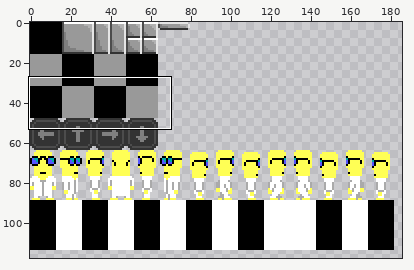
Sprite sheet, stored at assets/img/tiles.png. Above: a wide view before the commit, with the close-up outlined.
Close-up. Old version:
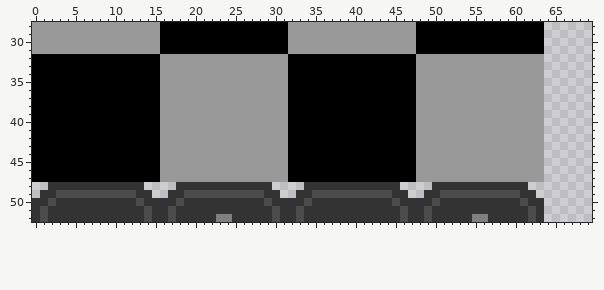
The file is 512x512 pixels. Colours within 5 levels of each other are drawn and written as one. Shown: x 0..69, y 28..52. The wide view leaves out empty margins.
After the commit:
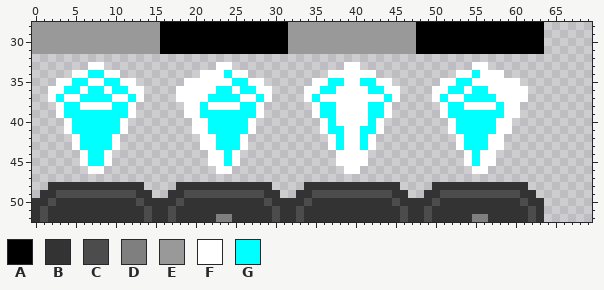
Palette (. is transparent): A #000000  B #333333  C #4c4c4c  D #7f7f7f  E #999999  F #ffffff  G #00ffff
Difference:
{"y":32,"x":0,"old":"AAAAAAAAAAAAAAAAEEEEEEEEEEEEEEEEAAAAAAAAAAAAAAAAEEEEEEEEEEEEEEEE","new":"................................................................"}
{"y":33,"x":0,"old":"AAAAAAAAAAAAAAAAEEEEEEEEEEEEEEEEAAAAAAAAAAAAAAAAEEEEEEEEEEEEEEEE","new":".......FF..............FF..............FF..............FF......."}
{"y":34,"x":0,"old":"AAAAAAAAAAAAAAAAEEEEEEEEEEEEEEEEAAAAAAAAAAAAAAAAEEEEEEEEEEEEEEEE","new":".....FFGGFF..........FFFGFF..........FFFFFF..........FFGFFF....."}
{"y":35,"x":0,"old":"AAAAAAAAAAAAAAAAEEEEEEEEEEEEEEEEAAAAAAAAAAAAAAAAEEEEEEEEEEEEEEEE","new":"...FFGGFFGGFF......FFFFFFGGFF......FFGGFFGGFF......FFGGFFFFFF..."}
{"y":36,"x":0,"old":"AAAAAAAAAAAAAAAAEEEEEEEEEEEEEEEEAAAAAAAAAAAAAAAAEEEEEEEEEEEEEEEE","new":"..FFGGFGGFGGFF....FFFFFGGFGGFF....FFGGFFFFGGFF....FFGGFGGFFFFF.."}
{"y":37,"x":0,"old":"AAAAAAAAAAAAAAAAEEEEEEEEEEEEEEEEAAAAAAAAAAAAAAAAEEEEEEEEEEEEEEEE","new":"..FGFFGGGGFFGF....FFFFGGGGFFGF....FGFFFFFFFFGF....FGFFGGGGFFFF.."}
{"y":38,"x":0,"old":"AAAAAAAAAAAAAAAAEEEEEEEEEEEEEEEEAAAAAAAAAAAAAAAAEEEEEEEEEEEEEEEE","new":"...FGGFFFFGGF......FFGFFFFGGF......FGGFFFFGGF......FGGFFFFGFF..."}
{"y":39,"x":0,"old":"AAAAAAAAAAAAAAAAEEEEEEEEEEEEEEEEAAAAAAAAAAAAAAAAEEEEEEEEEEEEEEEE","new":"...FGGGGGGGGF......FFGGGGGGGF......FGGFFFFGGF......FGGGGGGGFF..."}
{"y":40,"x":0,"old":"AAAAAAAAAAAAAAAAEEEEEEEEEEEEEEEEAAAAAAAAAAAAAAAAEEEEEEEEEEEEEEEE","new":"....FGGGGGGF........FFGGGGGF........FGFFFFGF........FGGGGGFF...."}
{"y":41,"x":0,"old":"AAAAAAAAAAAAAAAAEEEEEEEEEEEEEEEEAAAAAAAAAAAAAAAAEEEEEEEEEEEEEEEE","new":"....FGGGGGGF........FFGGGGGF........FGGFFGGF........FGGGGGFF...."}
{"y":42,"x":0,"old":"AAAAAAAAAAAAAAAAEEEEEEEEEEEEEEEEAAAAAAAAAAAAAAAAEEEEEEEEEEEEEEEE","new":".....FGGGGF..........FFGGGF..........FGFFGF..........FGGGFF....."}
{"y":43,"x":0,"old":"AAAAAAAAAAAAAAAAEEEEEEEEEEEEEEEEAAAAAAAAAAAAAAAAEEEEEEEEEEEEEEEE","new":".....FGGGGF..........FFGGGF..........FGFFGF..........FGGGFF....."}
{"y":44,"x":0,"old":"AAAAAAAAAAAAAAAAEEEEEEEEEEEEEEEEAAAAAAAAAAAAAAAAEEEEEEEEEEEEEEEE","new":"......FGGF............FFGF............FFFF............FGFF......"}
{"y":45,"x":0,"old":"AAAAAAAAAAAAAAAAEEEEEEEEEEEEEEEEAAAAAAAAAAAAAAAAEEEEEEEEEEEEEEEE","new":"......FGGF............FFGF............FFFF............FGFF......"}
{"y":46,"x":0,"old":"AAAAAAAAAAAAAAAAEEEEEEEEEEEEEEEEAAAAAAAAAAAAAAAAEEEEEEEEEEEEEEEE","new":".......FF..............FF..............FF..............FF......."}
{"y":47,"x":0,"old":"AAAAAAAAAAAAAAAAEEEEEEEEEEEEEEEEAAAAAAAAAAAAAAAAEEEEEEEEEEEEEEEE","new":"................................................................"}
{"label":"changed","picture_box":[32,54,544,182]}
